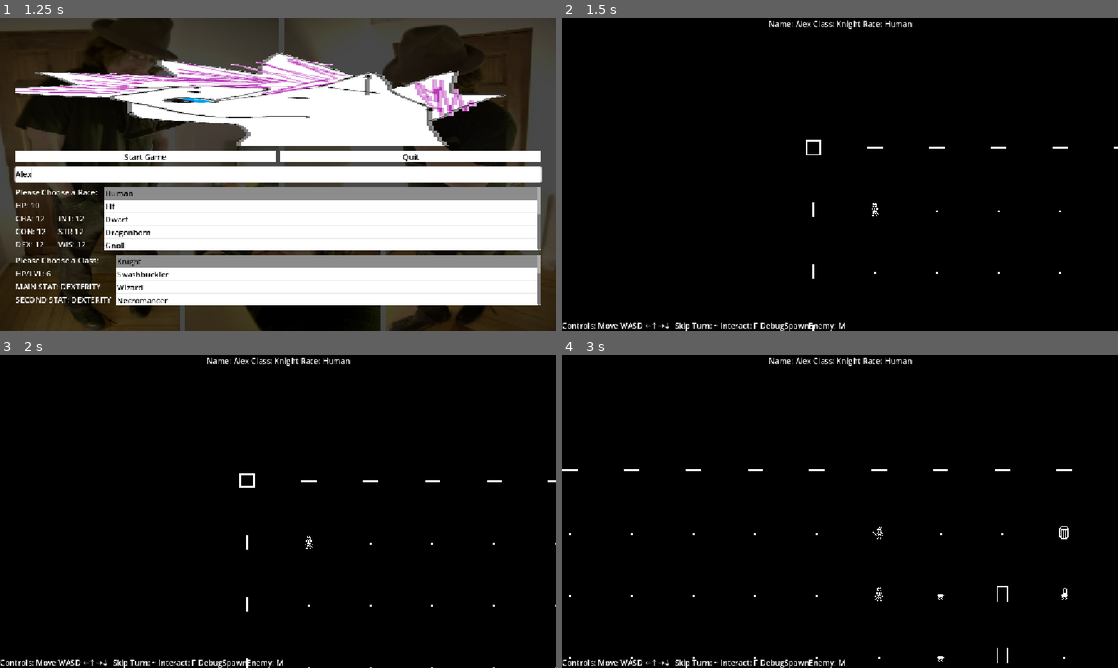
Above: before the commit, frames 1-4 (two rows, left to right).
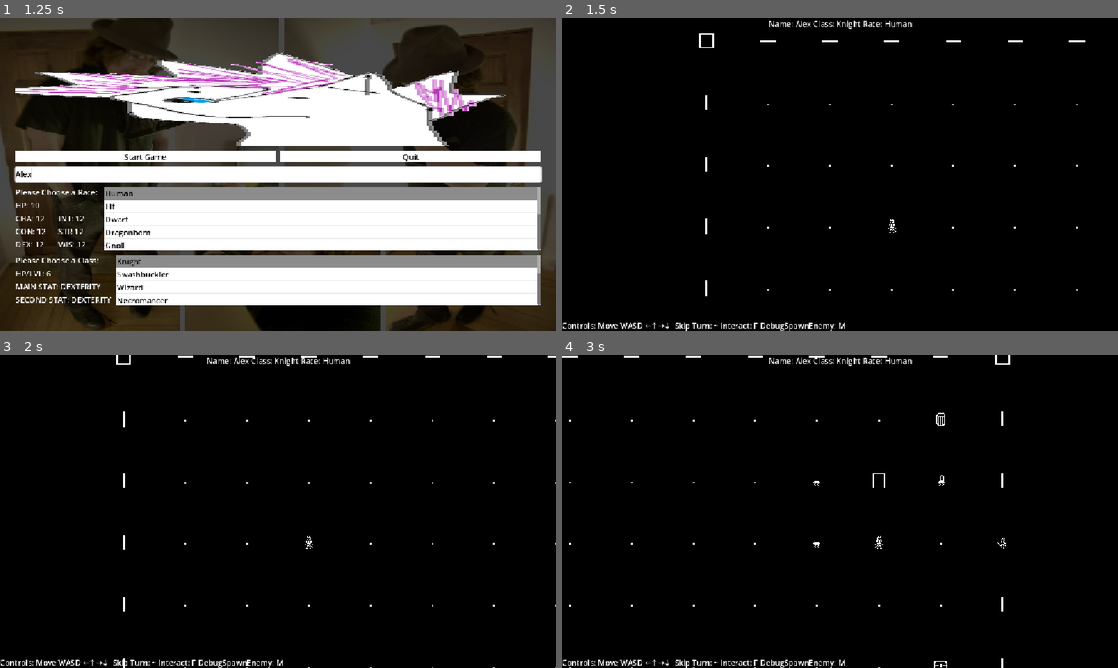
Above: after the commit, the same moments.

Repository: JohnScuzzman/Gnoll-Pointer-Godot-Game
Game: Godot game, scene res://level/main_menu.tscn
The game is run twice, just before and just after one commit, with the same random seed, the same clock (stepped at 60 frames per second) and the same inputs.
Inputs (mouse positions are in pixels of both pictures, inside the frame that each line leads up to):
- Up to frame 1 (1.25 s): click (278, 174) at 0.52 s; type "Alex" at 0.6 s
- Up to frame 2 (1.5 s): click "Start Game" at 1.25 s
- Up to frame 3 (2 s): no input
- Up to frame 4 (3 s): hold D (right) 2.03-2.78 s; hold ` (rest) 2.03-2.78 s; tap M (spawn) at 2.3, 2.85 s; hold S (down) from 2.78 s (still down)

Frame 1 is identical in both runs. In frame 2, 0.5% of the frame differs, in the area x 24-100%, y 4-100%; in frame 3, 0.4%; in frame 4, 0.8%, in the area x 0-92%, y 0-100%.

Commit message:
Updated some logic not tied to tile_size

Diff:
--- a/level/game_level.gd
+++ b/level/game_level.gd
@@ -23,7 +23,7 @@
 
 func _ready() -> void:
 	player = PLAYER_SCENE.instantiate()
-	player.global_position = Vector2(64,64)
+	player.global_position = Vector2(GlobalVariable.tile_size * 3, GlobalVariable.tile_size * 3)
 	add_child(player)
 
 	player.get_node("RemoteTransform2D").remote_path = main_camera.get_path()
@@ -71,7 +71,7 @@
 
 		if event.is_action_pressed("spawn"):
 			var test_enemy = ENEMY_EXAMPLE_SCENE.instantiate()
-			test_enemy.global_position = Vector2(player.global_position.x + 64, player.global_position.y)
+			test_enemy.global_position = Vector2(player.global_position.x + (GlobalVariable.tile_size * 3), player.global_position.y)
 			test_enemy.game_level_reference = self
 			add_child(test_enemy)
 			active_enemies.append(test_enemy)
